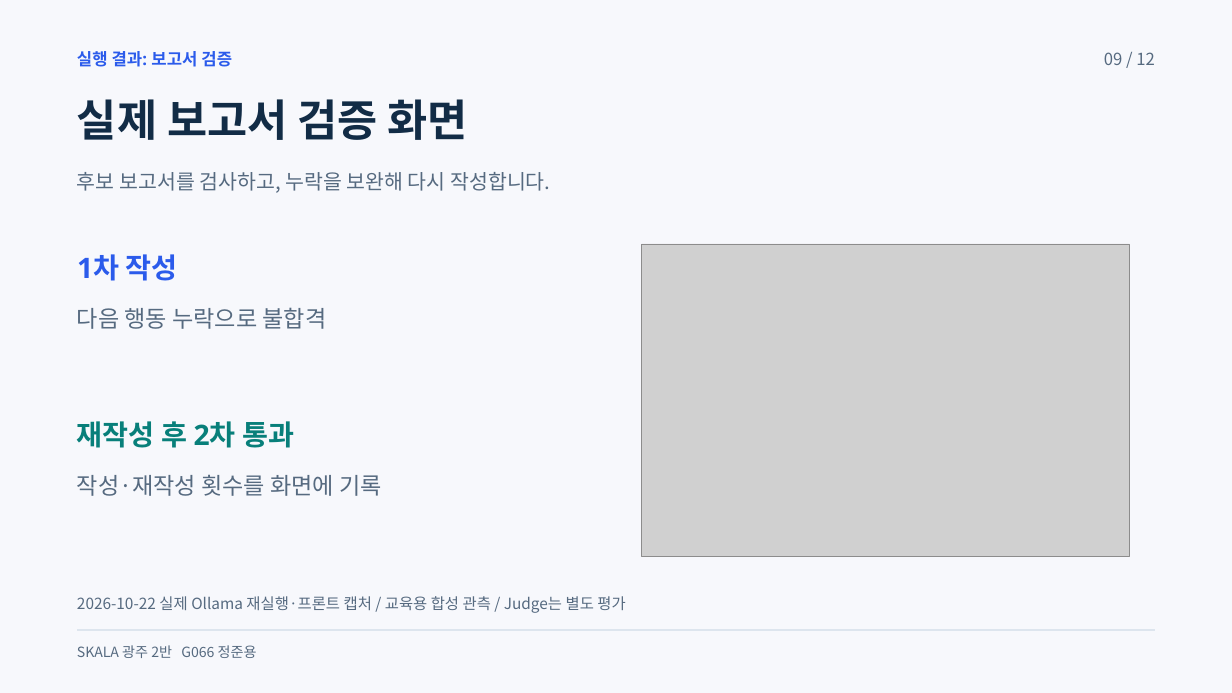
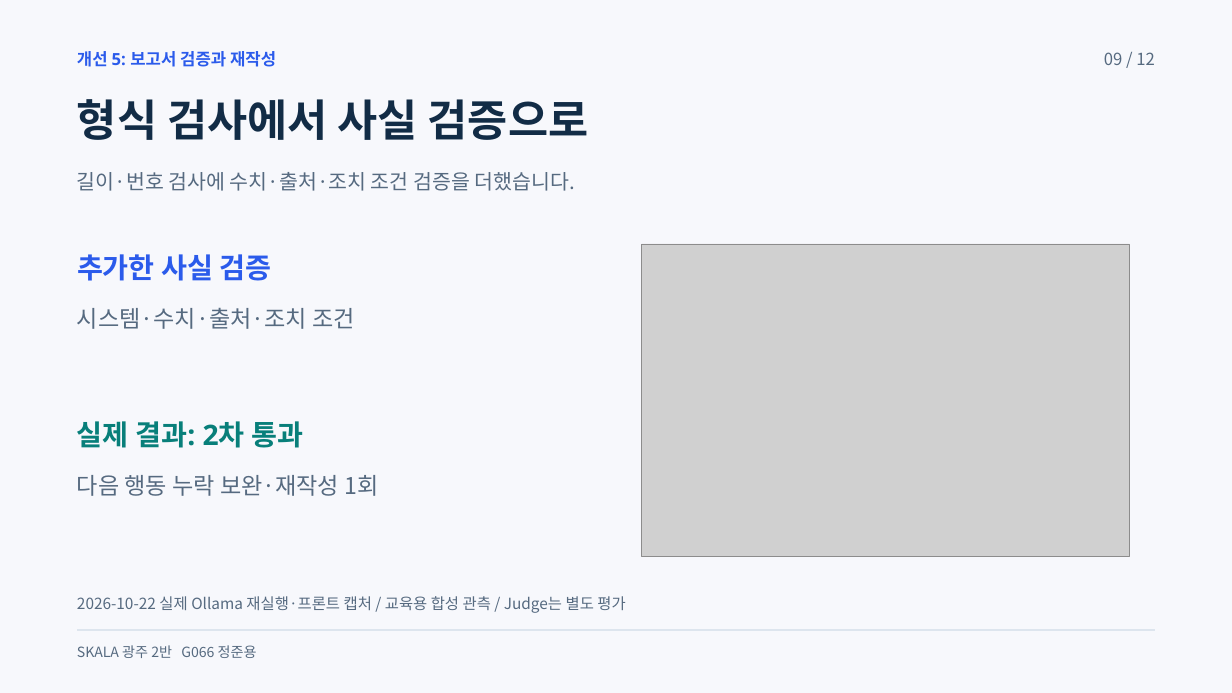
Before and after one commit to beshurl/skala-ai-mini-project, a slide deck: slide 9 of doc/presentation/운영진단_에이전트_5분발표.pptx. Drawn at 1232x693 pixels with LibreOffice and Linux fonts; fonts in the diff are those of the drawing; grey boxes stand for pictures. Boxes give left, top, right and bottom in pixels: in the first picture for what was removed or moved away, otherwise in the second. Text is boxed around its words. In the diff, an @@ line names an element or a change of style, - is before the commit and + after.

```diff
--- a/doc/presentation/운영진단_에이전트_5분발표.pptx
+++ b/doc/presentation/운영진단_에이전트_5분발표.pptx
@@ text at [77,51,276,67]: text changed @@
-실행 결과: 보고서 검증
+개선 5: 보고서 검증과 재작성
@@ text at [77,99,589,140]: text changed @@
-실제 보고서 검증 화면
+형식 검사에서 사실 검증으로
@@ text at [77,172,575,191]: text changed @@
-후보 보고서를 검사하고, 누락을 보완해 다시 작성합니다.
+길이·번호 검사에 수치·출처·조치 조건 검증을 더했습니다.
@@ text at [77,254,272,281]: text changed @@
-1차 작성
+추가한 사실 검증
@@ text at [77,308,355,329]: text changed @@
-다음 행동 누락으로 불합격
+시스템·수치·출처·조치 조건
@@ text at [77,421,303,448]: text changed @@
-재작성 후 2차 통과
+실제 결과: 2차 통과
@@ text at [77,475,378,496]: text changed @@
-작성·재작성 횟수를 화면에 기록
+다음 행동 누락 보완·재작성 1회
```
Also in this commit, not shown: 10 other slides changed, 6 other files.
